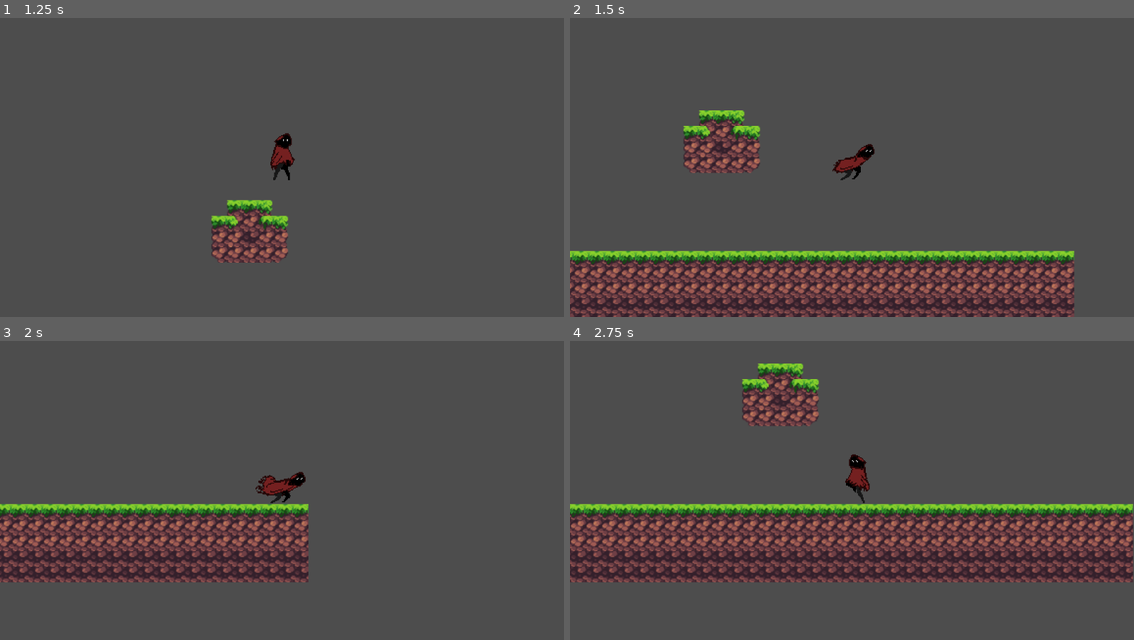
Above: before the commit, frames 1-4 (two rows, left to right).
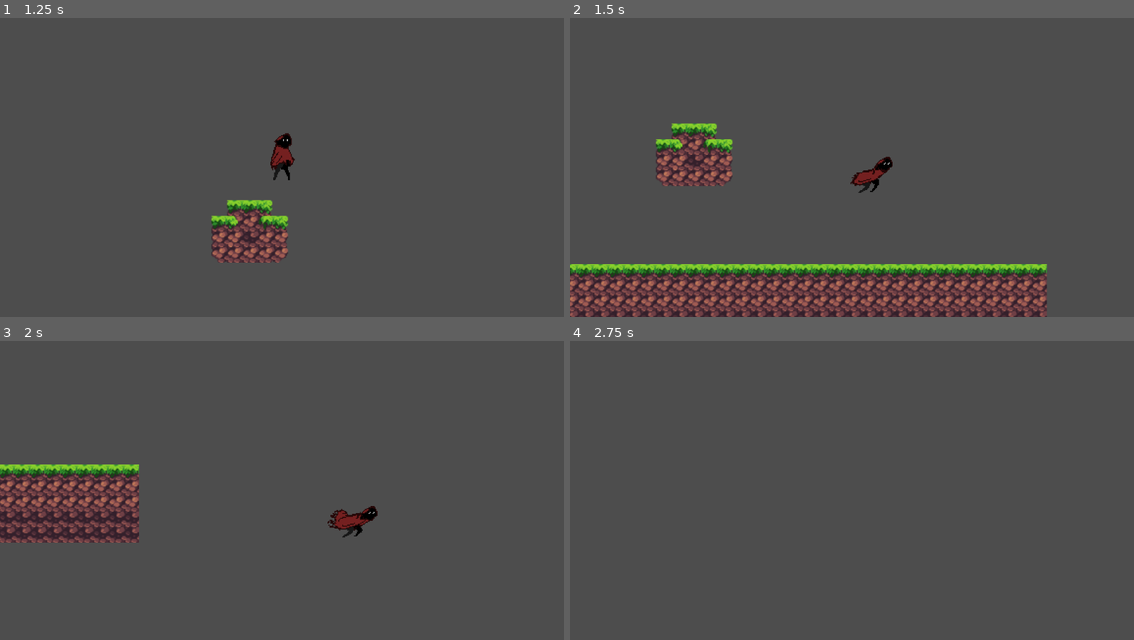
Above: after the commit, the same moments.

Repository: shrwnrhm/CopyPlatformer
Game: Godot game, scene res://Scenes/test_scene.tscn
Same seed, same stepped clock (60 frames per second), same inputs: the game is played once before the commit and once after it.
Inputs:
- Up to frame 1 (1.25 s): tap Enter at 0.5 s; hold Right (move_right) from 0.53 s (still down); hold X (attack) from 0.53 s (still down); tap Space (jump) at 0.77 s; tap Z (special) at 0.8 s
- Up to frame 2 (1.5 s): keep holding Right (move_right); release X (attack) at 1.28 s; tap Z (special) at 1.35 s
- Up to frame 3 (2 s): keep holding Right (move_right); tap Space (jump) at 1.52 s; tap X (attack) at 1.55 s
- Up to frame 4 (2.75 s): release Right (move_right) at 2.03 s; hold Left (move_left) from 2.03 s (still down); hold X (attack) from 2.03 s (still down); tap Z (special) at 2.3 s

Frame 1 is identical in both runs. In frame 2, 19% of the frame differs, in the area x 0-90%, y 30-100%; in frame 3, 17%; in frame 4, 27%, in the area x 0-100%, y 7-81%.

Commit message:
Added Special game effects for player character

Diff:
--- a/Scenes/player.tscn
+++ b/Scenes/player.tscn
@@ -113,7 +113,7 @@
 "duration": 1.5,
 "texture": SubResource("AtlasTexture_3smsa")
 }],
-"loop": false,
+"loop": true,
 "name": &"jump",
 "speed": 1.0
 }, {
@@ -160,7 +160,7 @@
 texture_filter = 1
 position = Vector2(-1, 0)
 sprite_frames = SubResource("SpriteFrames_8eeqe")
-animation = &"special"
+animation = &"attack"
 offset = Vector2(2, -9)
 
 [node name="GravityController" type="Node2D" parent="."]
--- a/Scripts/player.gd
+++ b/Scripts/player.gd
@@ -5,11 +5,15 @@
 #var velocity: Vector2 = Vector2.ZERO
 
 @export var jump_strength: float = 800.0
+@export var special_dash_speed: float = 800
 @export var gravity_strength: float = 2000.0
 
 @onready var is_jumping = false # unused so far
 @onready var is_attacking = false
 @onready var is_specialing = false
+
+@onready var facing: int = 1
+@onready var facing_locked: bool = false
 
 # Called when the node enters the scene tree for the first time.
 func _ready() -> void:
@@ -26,8 +30,17 @@
 	var input_attack = Input.is_action_pressed("attack")
 	var input_special = Input.is_action_pressed("special")
 
-	# Apply input movement
+	if not facing_locked:
+		if input_dir > 0:
+			facing = 1
+		elif input_dir < 0:
+			facing = -1
+
+	# Apply input movement, don't apply if special is being used
 	velocity.x = input_dir * speed
+
+	if is_specialing:
+		velocity.x = facing * special_dash_speed
 
 	# Apply jumping and gravity
 	if is_on_floor():
@@ -42,15 +55,16 @@
 	move_and_slide()
 
 	# Left/Right orientation of the sprite
-	if input_dir > 0:
+	if facing > 0:
 		$AnimatedSprite2D.flip_h = false
-	elif input_dir < 0:
+	elif facing < 0:
 		$AnimatedSprite2D.flip_h = true
 
 	# Start or keep animation
 	if not is_attacking and not is_specialing:
 		if input_special:
 			is_specialing = true
+			facing_locked = true
 			$AnimatedSprite2D.play("special")
 		elif input_attack:
 			is_attacking = true
@@ -68,4 +82,5 @@
 func _on_animated_sprite_2d_animation_finished() -> void:
 	is_attacking = false
 	is_specialing = false
+	facing_locked = false
 	print("Animation finished!")
Not shown, added: Assets/Sprites/SewFly/SewFlyAttack.png.import
Not shown, added: Assets/Sprites/SewFly/SewFlyIdle.png.import
